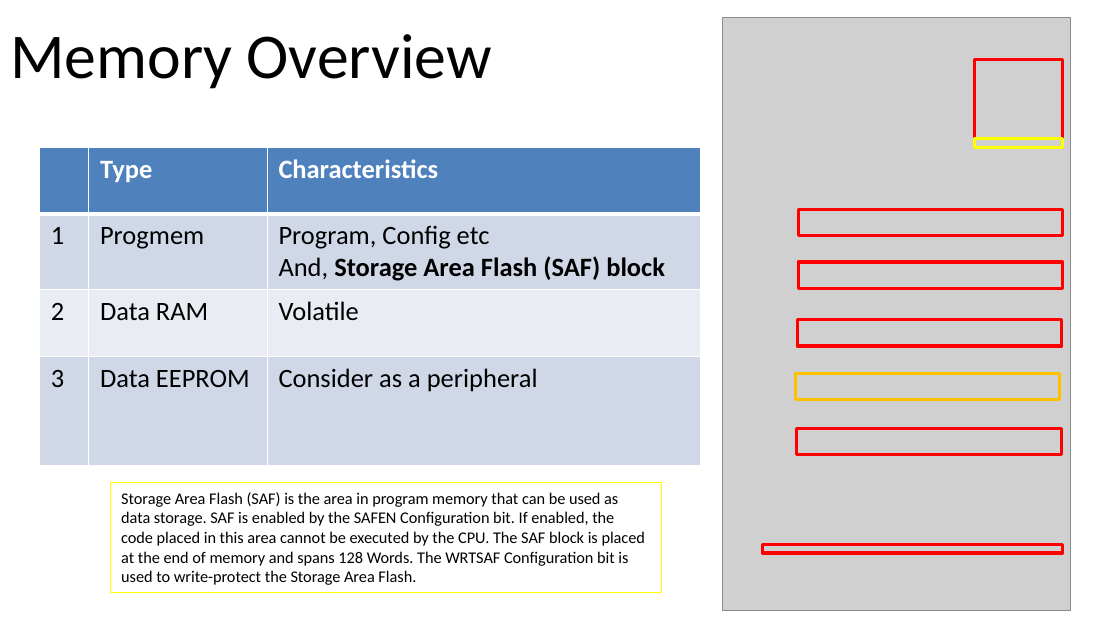
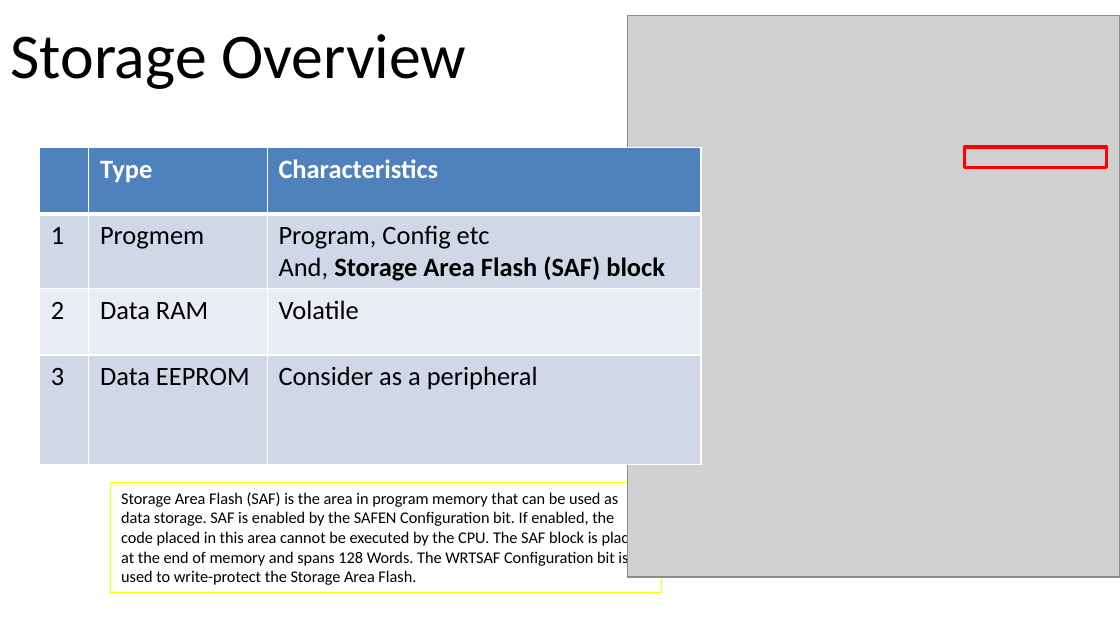
Before and after one commit to GreatCowBASIC/Demonstration_Sources, a slide deck: slide 8 of Vendor_Boards/Great_Cow_Basic_Demo_Board/18Fx6q20_ChipRange_Demonstrations/tutorials/Great Cow BASIC_Part16.pptx (slide 9 before the commit). Drawn at 1120x630 pixels with LibreOffice and Linux fonts; fonts in the diff are those of the drawing; grey boxes stand for pictures. Boxes give left, top, right and bottom in pixels: in the first picture for what was removed or moved away, otherwise in the second. Text is boxed around its words. In the diff, an @@ line names an element or a change of style, - is before the commit and + after.

```diff
--- a/Vendor_Boards/Great_Cow_Basic_Demo_Board/18Fx6q20_ChipRange_Demonstrations/tutorials/Great Cow BASIC_Part16.pptx
+++ b/Vendor_Boards/Great_Cow_Basic_Demo_Board/18Fx6q20_ChipRange_Demonstrations/tutorials/Great Cow BASIC_Part16.pptx
@@ picture: place and size @@
-picture at (722,18,1071,612)
+picture at (627,16,1120,578)
@@ title at (10,34,466,89): text changed @@
-Memory Overview
+Storage Overview
@@ rectangle: place and size @@
-rectangle at (974,59,1063,148)
+rectangle at (964,147,1107,168)
@@ rectangle removed at (974,139,1063,148) @@
@@ rectangle removed at (799,209,1063,236) @@
@@ rectangle removed at (799,262,1063,289) @@
@@ rectangle removed at (797,319,1062,346) @@
@@ rectangle removed at (795,373,1060,400) @@
@@ rectangle removed at (796,428,1061,455) @@
@@ rectangle removed at (763,544,1063,553) @@
```
Also in this commit, not shown: 10 other slides changed, 4 slides added, 8 slides removed, 57 other files.
